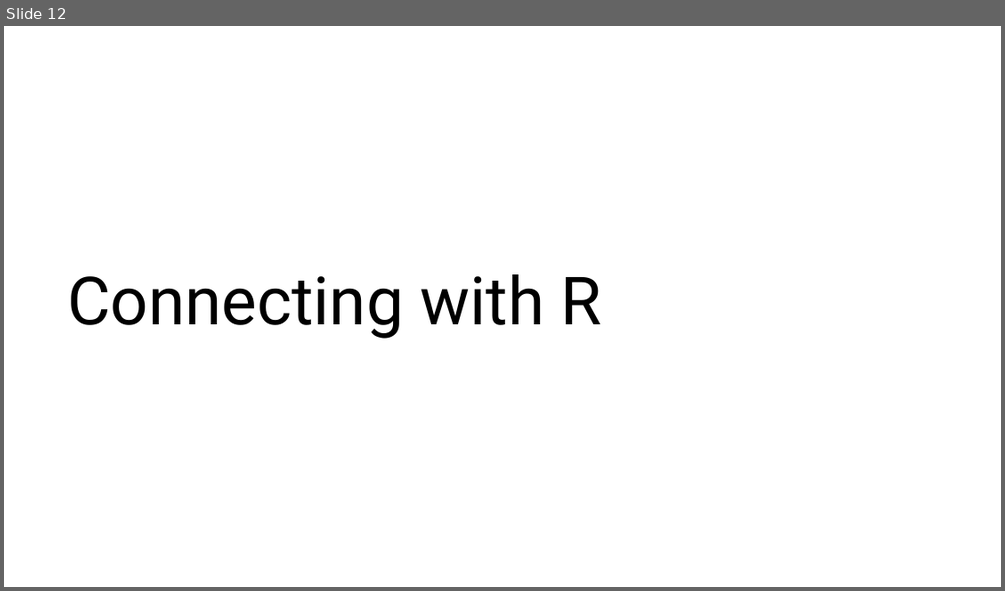
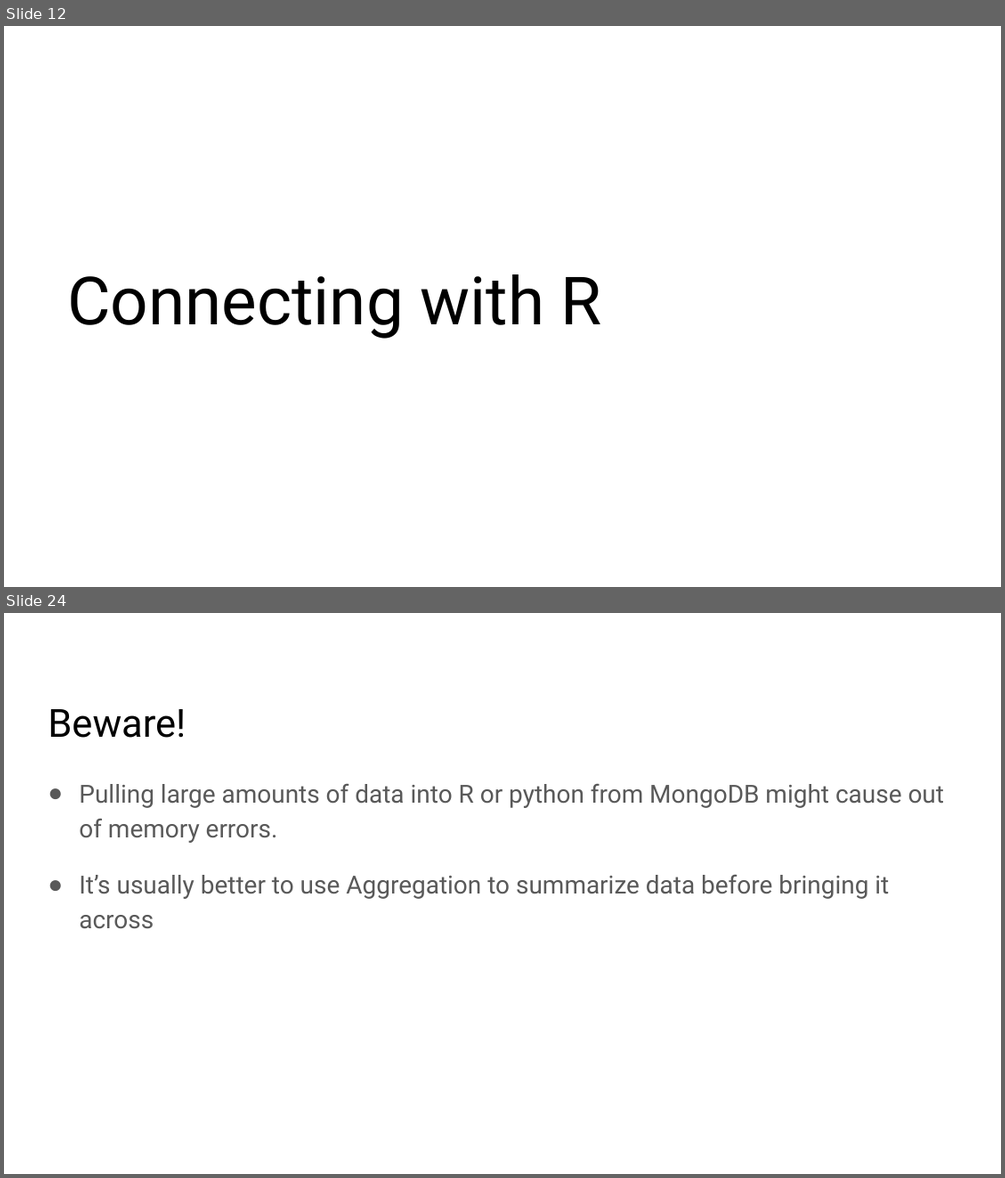
Before and after one commit to gharriso/AI-MongoDB-for-Data-analysis-and-Machine-Learning, a slide deck: 02f Python and R.pptx. Shown one above the other, each under a label of ours: slide 12 before the commit, slides 12 and 24 after it; the slides between them are not shown. The pictures are 1005x591 and 1005x1178 pixels, drawn with LibreOffice and Linux fonts; fonts in the diff are those of the drawing; background and template pictures are left out. Boxes give left, top, right and bottom in pixels: in the first picture for what was removed or moved away, otherwise in the second. Text is boxed around its words. In the diff, an @@ line names an element or a change of style, - is before the commit and + after.

```diff
--- a/02f Python and R.pptx
+++ b/02f Python and R.pptx
@@ slide 24 added at (4, 613, 1001, 1174), background #FFFFFF @@
@@ title added at (48, 709, 186, 738), 28 pt, text #000000 @@
+Beware!
@@ text added at (79, 783, 945, 929), 18 pt, text #595959 @@
+● Pulling large amounts of data into R or python from MongoDB might cause out of memory errors.
+● It’s usually better to use Aggregation to summarize data before bringing it across
```
Also in this commit, not shown: 3 other slides added, 8 other files.
